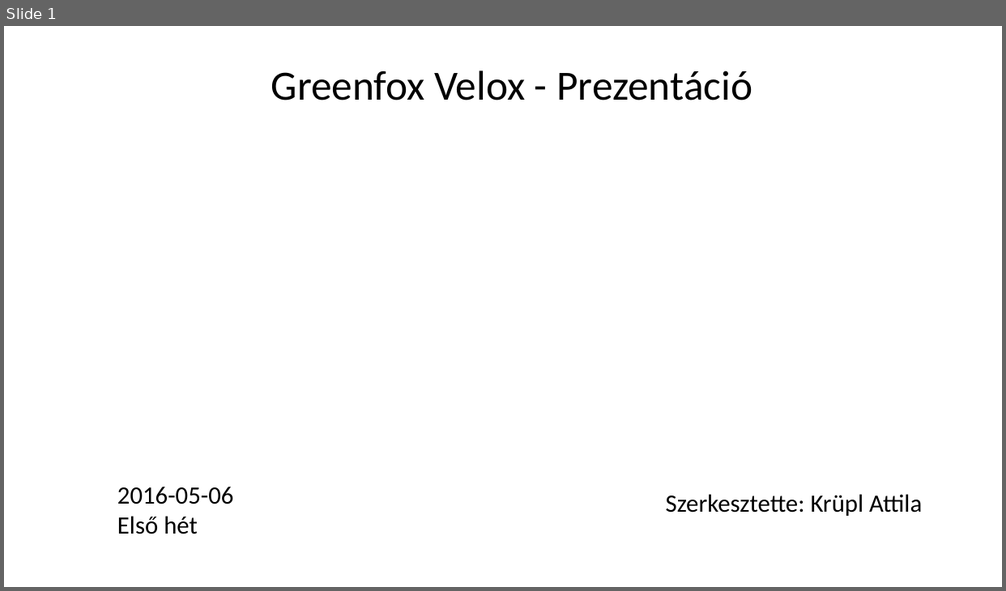
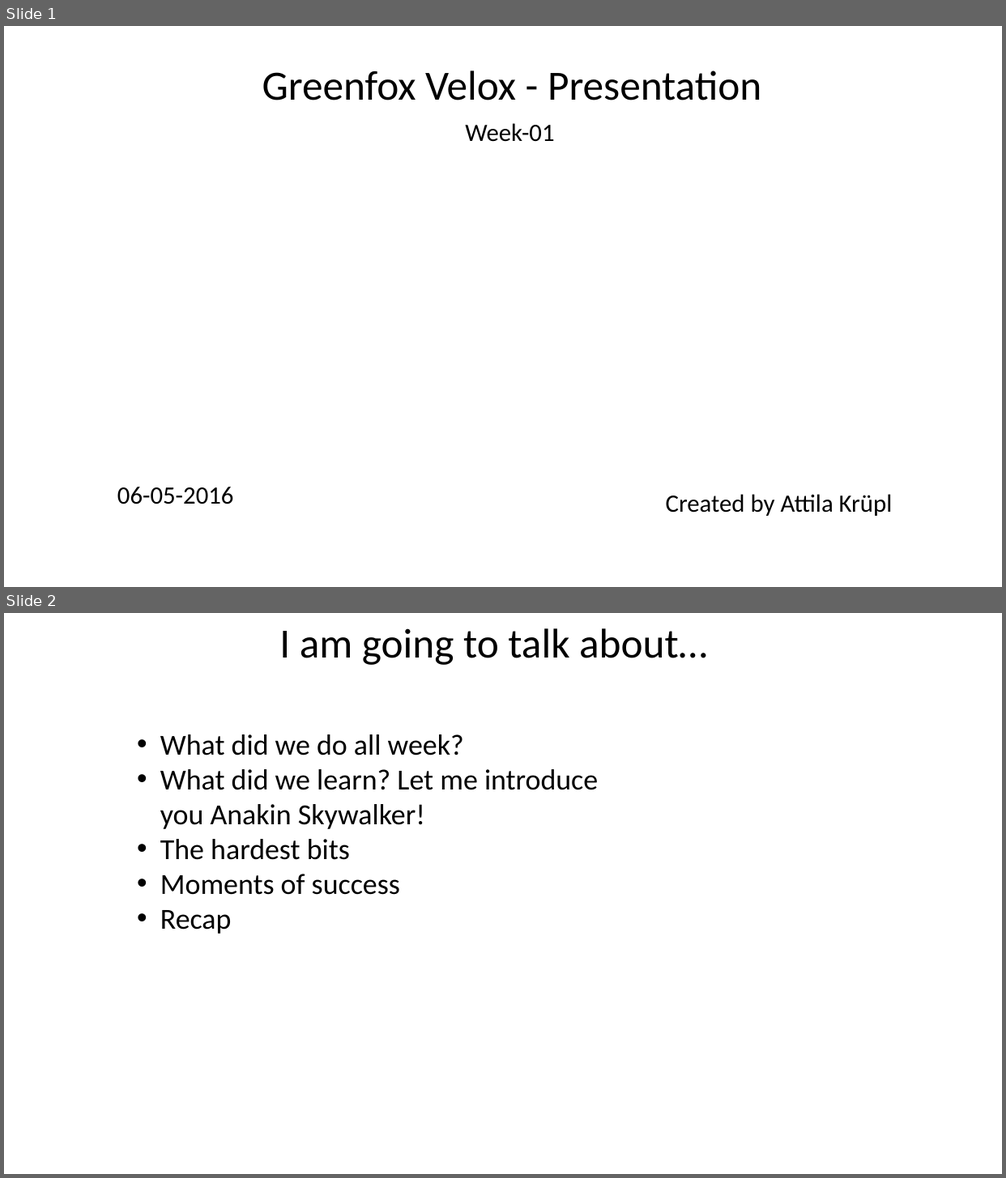
Before and after one commit to greenfox-velox/attilakrupl, a slide deck: week-01/day-5/presentation/Presentation_Week-01.pptx. Shown one above the other, each under a label of ours: slide 1 before the commit, slides 1 and 2 after it. The pictures are 1006x591 and 1006x1178 pixels, drawn with LibreOffice and Linux fonts; fonts in the diff are those of the drawing; background and template pictures are left out. Boxes give left, top, right and bottom in pixels: in the first picture for what was removed or moved away, otherwise in the second. Text is boxed around its words. In the diff, an @@ line names an element or a change of style, - is before the commit and + after.

```diff
--- a/week-01/day-5/presentation/Presentation_Week-01.pptx
+++ b/week-01/day-5/presentation/Presentation_Week-01.pptx
@@ slide 2 added at (4,613,1002,1174), background picture (left out) @@
@@ text added at (279,628,707,665), 40 pt, text #000000 @@
+I am going to talk about…
@@ text added at (160,735,598,934), 28 pt, text #000000 @@
+• What did we do all week?
+• What did we learn? Let me introduce you Anakin Skywalker!
+• The hardest bits
+• Moments of success
+• Recap
@@ slide 1 changed as well @@
@@ text at (262,71,761,101): text changed @@
-Greenfox Velox - Prezentáció
+Greenfox Velox - Presentation
@@ text added at (465,123,554,142), 24 pt, text #000000 @@
+Week-01
@@ text at (117,487,234,505): text changed @@
-2016-05-06
-Első hét
+06-05-2016
@@ text at (666,494,893,516): text changed @@
-Szerkesztette: Krüpl Attila
+Created by Attila Krüpl
```
Also in this commit, not shown: 5 other slides added, 3 slides removed, 1 other file.
